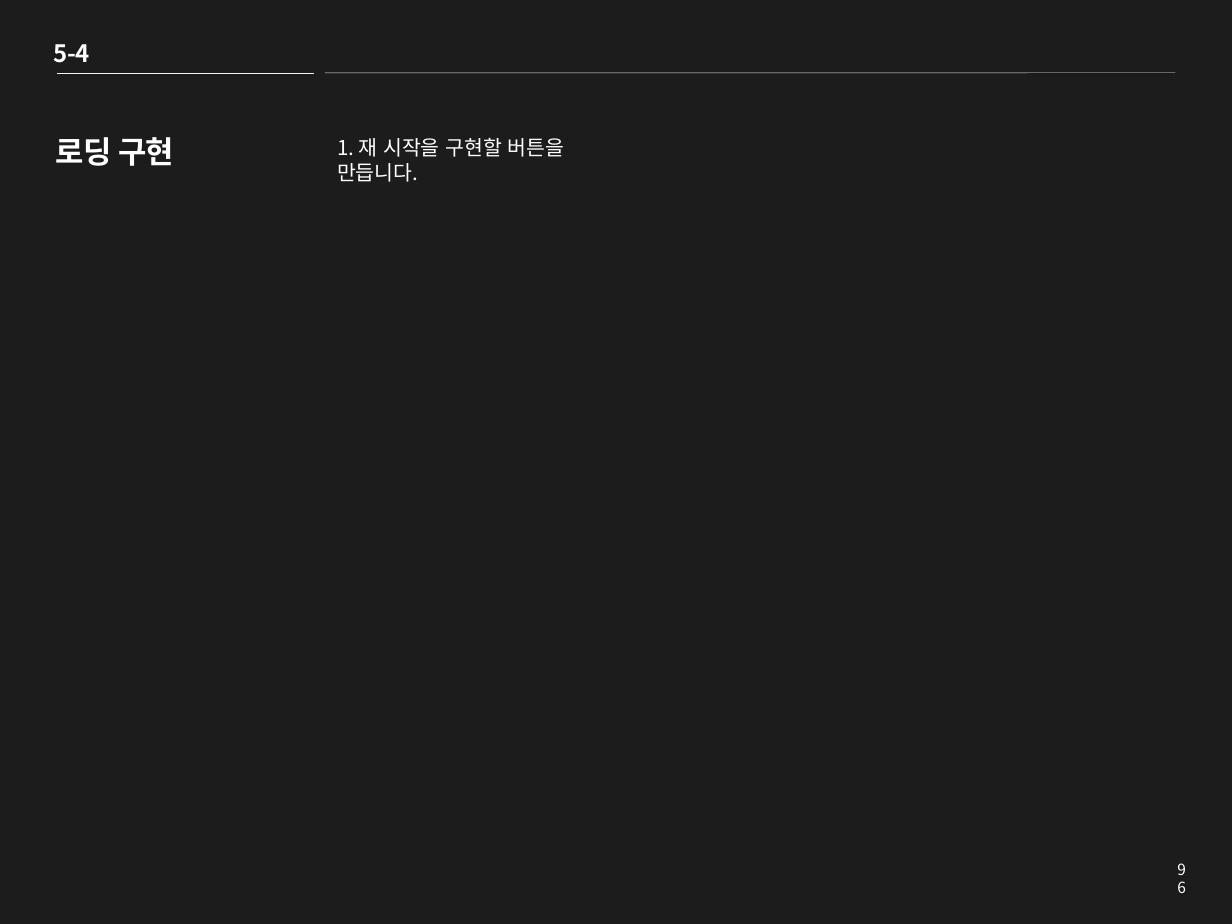
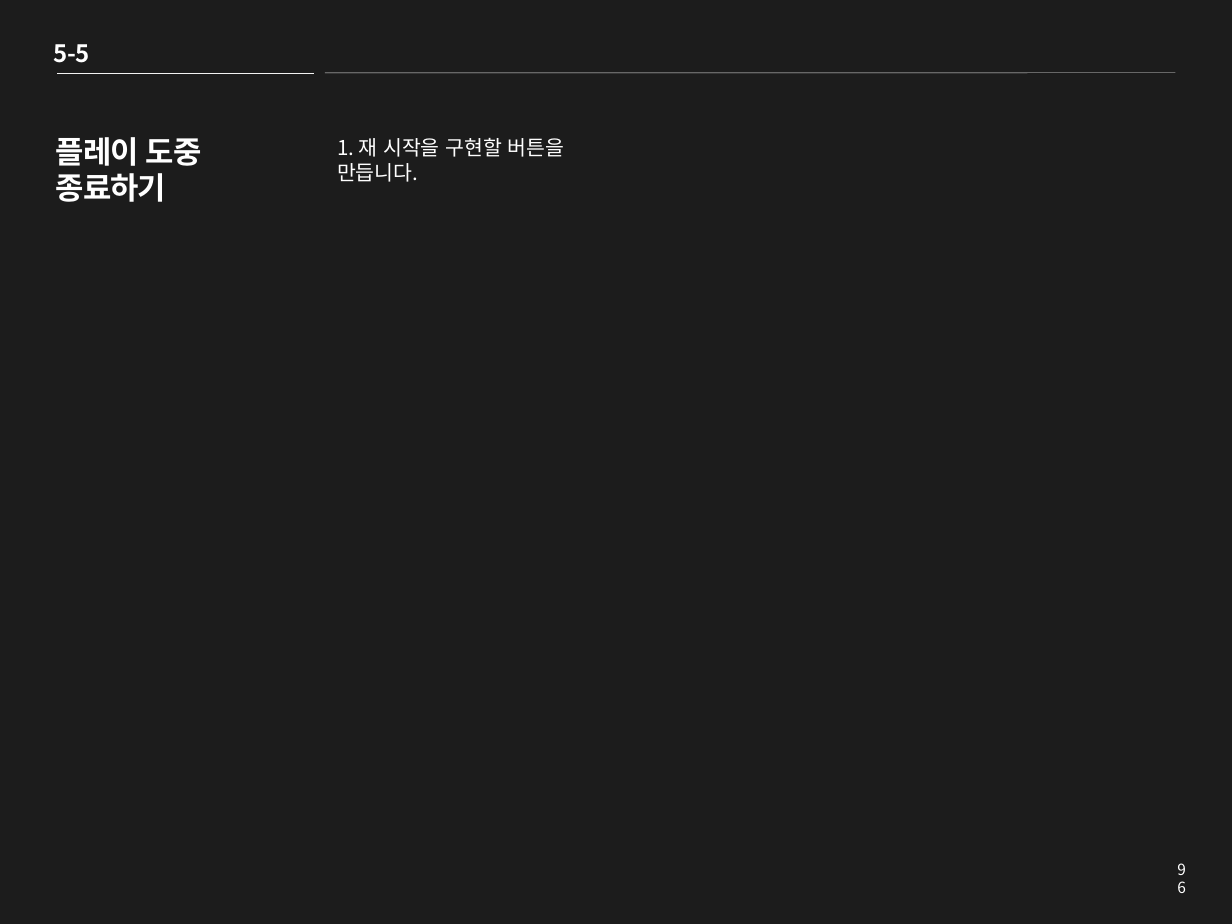
Before and after one commit to clianor/Unity-2D-Roguelike-tutorial, a slide deck: slide 96 of Roguelike PPT.pptx. Drawn at 1232x924 pixels with LibreOffice and Linux fonts; fonts in the diff are those of the drawing. Boxes give left, top, right and bottom in pixels: in the first picture for what was removed or moved away, otherwise in the second. Text is boxed around its words. In the diff, an @@ line names an element or a change of style, - is before the commit and + after.

```diff
--- a/Roguelike PPT.pptx
+++ b/Roguelike PPT.pptx
@@ text at [54, 44, 89, 63]: text changed @@
-5-4
+5-5
@@ title at [56, 137, 202, 202]: text changed @@
-로딩 구현
+플레이 도중
+종료하기
```
Also in this commit, not shown: 2 other slides changed, 1 slide added, 10 other files.
